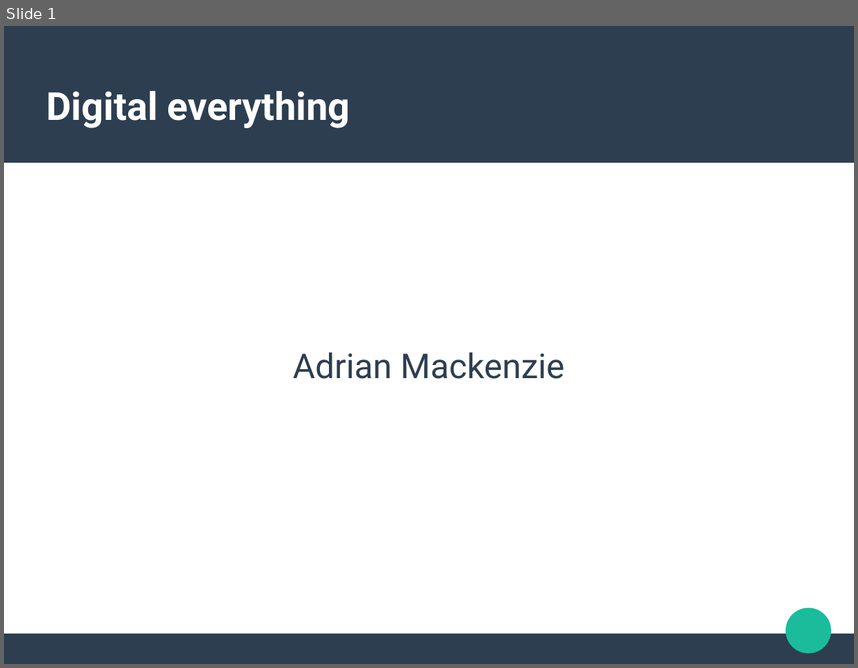
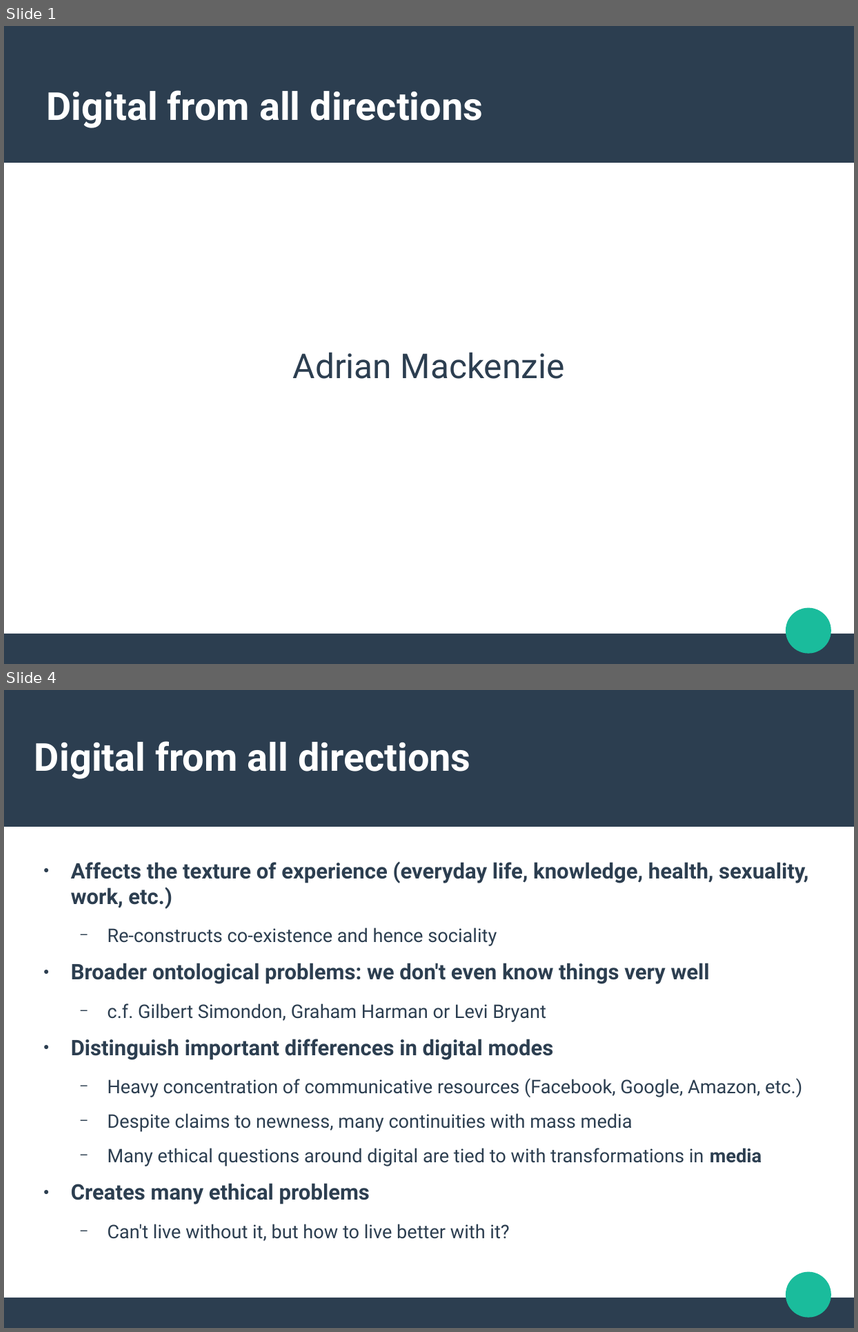
Before and after one commit to rian39/digital_ethics, a slide deck: digital_ethics_slides.odp. Shown one above the other, each under a label of ours: slide 1 before the commit, slides 1 and 4 after it; the slides between them are not shown. The pictures are 858x668 and 858x1332 pixels, drawn with LibreOffice and Linux fonts; fonts in the diff are those of the drawing. Boxes give left, top, right and bottom in pixels: in the first picture for what was removed or moved away, otherwise in the second. Text is boxed around its words. In the diff, an @@ line names an element or a change of style, - is before the commit and + after.

```diff
--- a/digital_ethics_slides.odp
+++ b/digital_ethics_slides.odp
@@ slide 4 added at box(4, 690, 854, 1328), background #FFFFFF; not listed: 3 template elements that a slide beside it also shows @@
@@ title added at box(34, 741, 471, 779), 36 pt, text #FFFFFF, bold @@
+Digital from all directions
@@ text added at box(71, 861, 809, 1241), 17.5 pt, text #2C3E50 @@
+● Affects the texture of experience (everyday life, knowledge, health, sexuality, work, etc.)
+  − Re-constructs co-existence and hence sociality
+● Broader ontological problems: we don't even know things very well
+  − c.f. Gilbert Simondon, Graham Harman or Levi Bryant
+● Distinguish important differences in digital modes
+  − Heavy concentration of communicative resources (Facebook, Google, Amazon, etc.)
+  − Despite claims to newness, many continuities with mass media
+  − Many ethical questions around digital are tied to with transformations in media
+● Creates many ethical problems
+  − Can't live without it, but how to live better with it?
@@ slide 1 changed as well @@
@@ title at box(47, 90, 484, 128): text changed @@
-Digital everything
+Digital from all directions
```
Also in this commit, not shown: 3 other slides changed, 6 other slides added, 3 slides removed, 1 other file.
